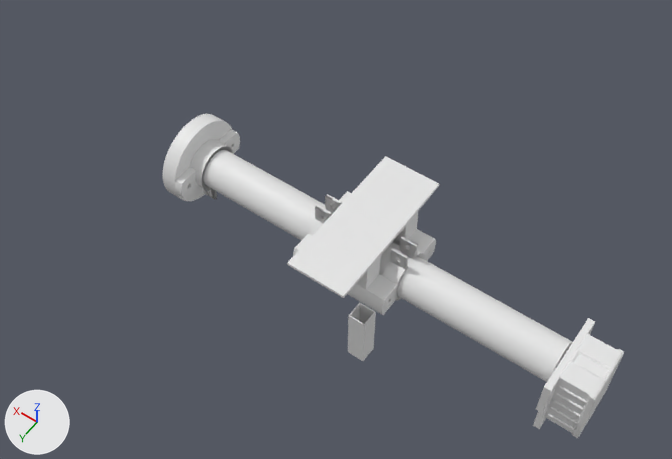
The Blender file Spectrometer.blend, before and after one commit.
Before and after are seen from a camera (50 mm lens) standing at (-173.0, 270.0, 517.0) and looking at (32.0, -16.0, 68.0). Every picture has the same lights, and +X, +Y and +Z are marked at lower left.

Objects in the first picture: '52mmlens', 'CarbordTube', 'Cublical', 'Esp32Cam', 'SpecClamp-Clamp', 'SpecClamp-Clamp.001', 'SpecClamp-Clamp.002', 'SpecClampWithCam-SpecExp1-Cam.001', 'SpecLegs'.
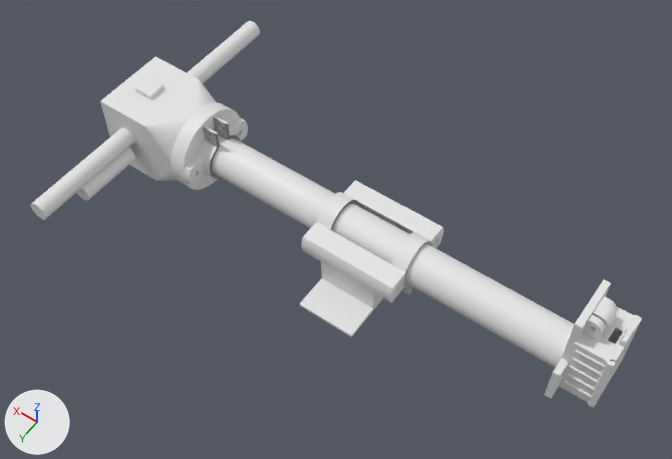
Commit message: Added case for cublical

Where the change shows, as pixel boxes (x1, y1, x2, y2) in the pictures (672 x 459 px; the box of a moved part takes in the faces that stretch with it):
'CarbordTube', moved: before (204, 149, 573, 382); after (212, 135, 574, 368)
'SpecLegs', moved, turned: before (287, 156, 439, 310); after (299, 184, 435, 337)
'Plane', added: after (100, 56, 216, 181)
'Esp32Cam', moved, turned: before (545, 334, 624, 438); after (559, 296, 642, 407)
'Cylinder', added: after (31, 21, 260, 220)
'52mmlens', moved, turned: before (163, 114, 232, 201); after (171, 102, 239, 190)
'SpecClamp-Clamp', moved, turned: before (175, 129, 240, 200); after (183, 117, 248, 186)
'SpecClamp-Clamp.002', moved, turned: before (374, 235, 436, 315); after (383, 223, 444, 303)
'SpecClampWithCam-SpecExp1-Cam.001', moved, turned: before (533, 318, 595, 429); after (544, 280, 616, 399)
'Cublical', reshaped, moved: before (348, 303, 376, 361); after (135, 77, 164, 100)
'SpecClamp-Clamp.001', moved, turned: before (293, 191, 351, 256); after (301, 180, 362, 255)
'Laser', added: after (77, 148, 135, 201)
part 1 of me_cube, moved or reshaped: before (350, 304, 374, 324); after (137, 78, 162, 95)

Patch to the scene script:
```diff
--- a/Spectrometer.blend.py
+++ b/Spectrometer.blend.py
@@ me_cube @@
 me_cube.from_pydata(...)  # 16 vertices, 14 faces; spans x -6.2..6.2, y -6.2..6.2, z -6.2..6.2
 # used by ob_cublical; location = (0.0, 0.0, 0.0); scale = (1.0, 1.0, 3.59)
+# me_cube part 1
+for i in [8, 10, 12, 14]: me_cube.vertices[i].co += Vector((0.0, 0.0, 11.82))
@@ ob_carbordtube @@
 ob_carbordtube = bpy.data.objects.new('CarbordTube', me_cylinder)
-ob_carbordtube.location = (0.0, 0.0, 87.7)
+ob_carbordtube.location = (0.0, -8.2, 90.9)
@@ ob_52mmlens @@
 ob_52mmlens = bpy.data.objects.new('52mmlens', me_52mmlens)
-ob_52mmlens.location = (0.0, 0.0, 87.7)
+ob_52mmlens.location = (0.0, -8.2, 90.9)
+ob_52mmlens.rotation_euler = (3.142, 0.0, 0.0)  # degrees (180, 0, 0)
@@ ob_specclamp_clamp @@
 ob_specclamp_clamp = bpy.data.objects.new('SpecClamp-Clamp', me_specclamp_clamp)
-ob_specclamp_clamp.location = (0.0, 0.0, 87.7)
+ob_specclamp_clamp.location = (0.0, -8.2, 90.9)
+ob_specclamp_clamp.rotation_euler = (3.142, 0.0, 0.0)  # degrees (180, 0, 0)
@@ ob_cublical @@
 ob_cublical = bpy.data.objects.new('Cublical', me_cube)
-ob_cublical.location = (0.0, 0.0, 0.0)
+ob_cublical.location = (167.9, -8.4, 95.9)
 ob_cublical.scale = (1.0, 1.0, 3.59)
@@ ob_esp32cam @@
 ob_esp32cam = bpy.data.objects.new('Esp32Cam', me_buttom)
-ob_esp32cam.location = (-135.7, 0.1, 75.9)
-ob_esp32cam.rotation_euler = (0.0, -1.571, 0.0)  # degrees (0, -90, 0)
+ob_esp32cam.location = (-135.7, -8.3, 102.8)
+ob_esp32cam.rotation_euler = (3.142, 1.571, 0.0)  # degrees (180, 90, 0)
@@ ob_specclampwithcam_specexp1_cam_001 @@
 ob_specclampwithcam_specexp1_cam_001 = bpy.data.objects.new('SpecClampWithCam-SpecExp1-Cam.001', me_specclampwithcam_specexp1_cam_001)
-ob_specclampwithcam_specexp1_cam_001.location = (-130.6, 0.6, 76.0)
-ob_specclampwithcam_specexp1_cam_001.rotation_euler = (3.142, 1.571, 0.0)  # degrees (180, 90, 0)
+ob_specclampwithcam_specexp1_cam_001.location = (-130.6, -8.8, 102.7)
+ob_specclampwithcam_specexp1_cam_001.rotation_euler = (6.283, -1.571, 0.0)  # degrees (360, -90, 0)
@@ ob_specclamp_clamp_001 @@
 ob_specclamp_clamp_001 = bpy.data.objects.new('SpecClamp-Clamp.001', me_specclamp_clamp_002)
-ob_specclamp_clamp_001.location = (-89.4, 0.0, 87.7)
-ob_specclamp_clamp_001.rotation_euler = (3.142, 0.0, 0.0)  # degrees (180, 0, 0)
+ob_specclamp_clamp_001.location = (-89.4, -8.2, 90.9)
+ob_specclamp_clamp_001.rotation_euler = (6.283, 0.0, 0.0)  # degrees (360, 0, 0)
@@ ob_specclamp_clamp_002 @@
 ob_specclamp_clamp_002 = bpy.data.objects.new('SpecClamp-Clamp.002', me_specclamp_clamp_003)
-ob_specclamp_clamp_002.location = (-27.0, 0.0, 90.6)
-ob_specclamp_clamp_002.rotation_euler = (3.142, 0.0, 3.142)  # degrees (180, 0, 180)
+ob_specclamp_clamp_002.location = (-27.0, -8.2, 88.0)
+ob_specclamp_clamp_002.rotation_euler = (0.0, 0.0, 3.142)  # degrees (0, 0, 180)
@@ ob_speclegs @@
 ob_speclegs = bpy.data.objects.new('SpecLegs', me_specclamp_clamp_004)
-ob_speclegs.location = (-27.0, 0.0, 90.6)
-ob_speclegs.rotation_euler = (3.142, 0.0, 3.142)  # degrees (180, 0, 180)
+ob_speclegs.location = (-27.0, -8.2, 88.0)
+ob_speclegs.rotation_euler = (0.0, 0.0, 3.142)  # degrees (0, 0, 180)
@@ ob_cylinder @@
+ob_cylinder = bpy.data.objects.new('Cylinder', me_cylinder_001)  # a 256-sided cylinder along z spanning x -6.0..6.0, y -6.0..6.0, z -100.0..100.0
+ob_cylinder.location = (167.9, -8.4, 95.8)
+ob_cylinder.rotation_euler = (1.571, 0.0, 0.0)  # degrees (90, 0, 0)
@@ ob_plane @@
+ob_plane = bpy.data.objects.new('Plane', me_plane_004)  # 1572 vertices, 1318 faces; spans x -25.0..25.0, y -25.0..25.0, z -19.8..36.4
+ob_plane.location = (149.7, -8.4, 90.1)
+ob_plane.rotation_euler = (0.0, 1.571, 0.0)  # degrees (0, 90, 0)
@@ ob_laser @@
+ob_laser = bpy.data.objects.new('Laser', me_cylinder_007)  # a 254-sided cylinder along z spanning x -6.1..6.1, y -6.1..6.1, z -20.3..20.3
+ob_laser.location = (165.1, 41.8, 86.3)
+ob_laser.rotation_euler = (1.571, -1.571, 0.0)  # degrees (90, -90, 0)
```
